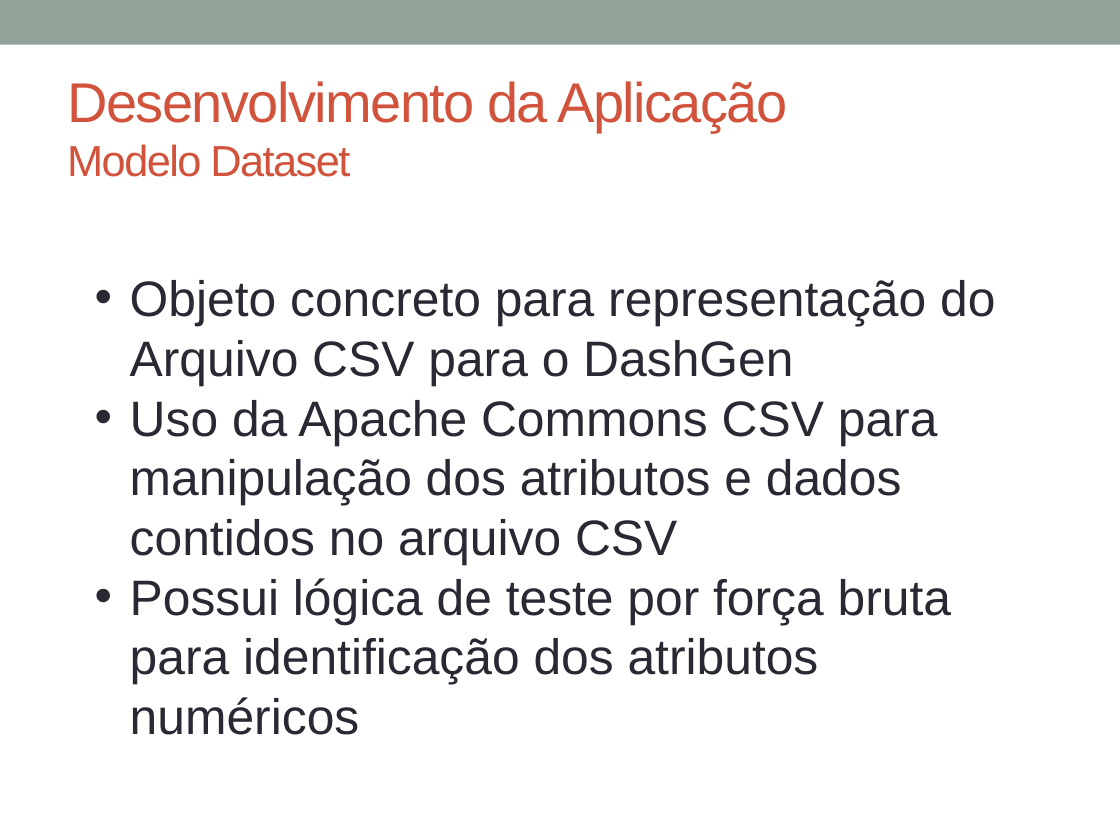
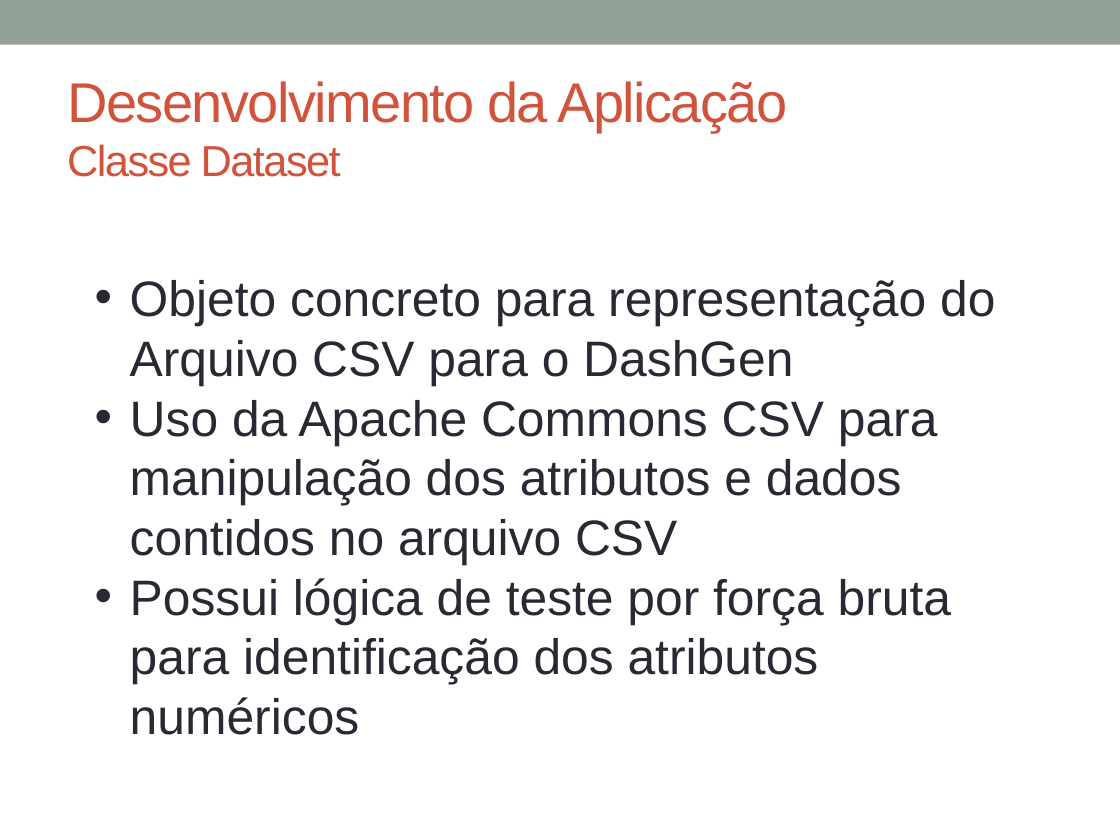
Before and after one commit to glaubergad/tccrepo, a slide deck: slide 26 of mono/Defesa TCC - DashGen.pptx (slide 27 before the commit). Drawn at 1120x840 pixels with LibreOffice and Linux fonts; fonts in the diff are those of the drawing. Boxes give left, top, right and bottom in pixels: in the first picture for what was removed or moved away, otherwise in the second. Text is boxed around its words. In the diff, an @@ line names an element or a change of style, - is before the commit and + after.

```diff
--- a/mono/Defesa TCC - DashGen.pptx
+++ b/mono/Defesa TCC - DashGen.pptx
@@ title at <box>67,81,787,177</box>: text changed @@
-Desenvolvimento da Aplicação
-Modelo Dataset
+Desenvolvimento da Aplicação
+Classe Dataset
```
Also in this commit, not shown: 1 other slide changed, 2 slides removed, 2 other files.
